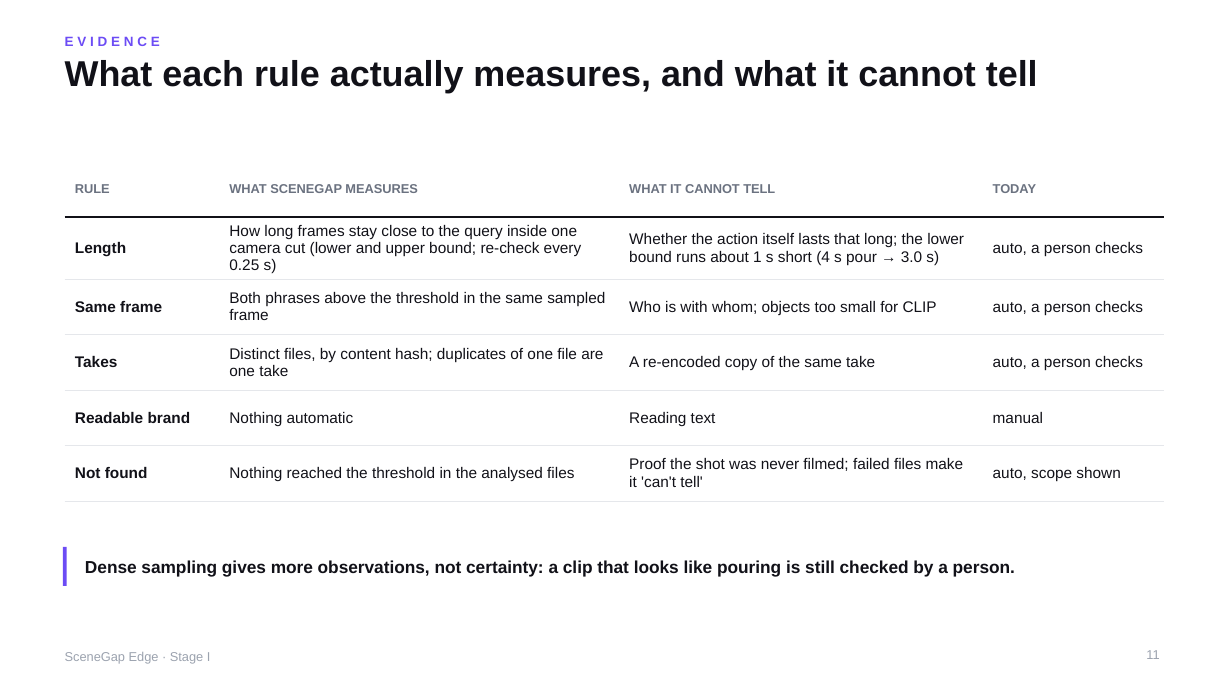
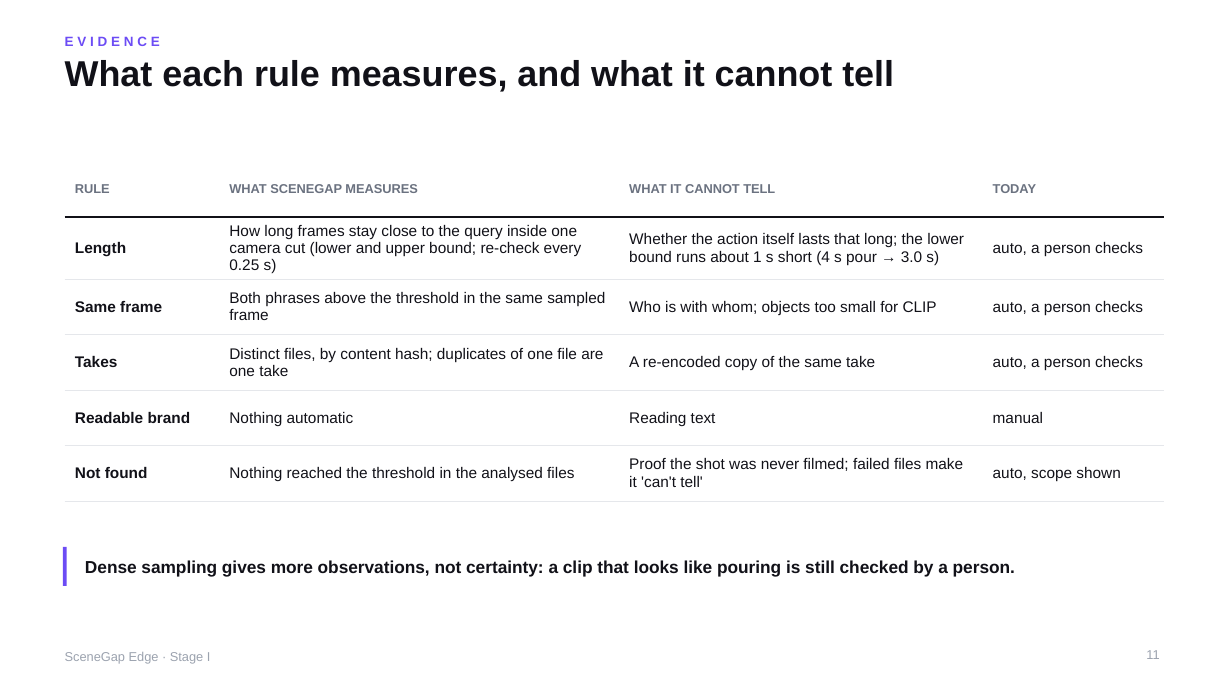
Before and after one commit to yu9bryan/scenegap-edge, a slide deck: slide 11 of docs/deck/SceneGapEdge_StageI_Proposal.pptx. Drawn at 1232x693 pixels with LibreOffice and Linux fonts; fonts in the diff are those of the drawing. Boxes give left, top, right and bottom in pixels: in the first picture for what was removed or moved away, otherwise in the second. Text is boxed around its words. In the diff, an @@ line names an element or a change of style, - is before the commit and + after.

```diff
--- a/docs/deck/SceneGapEdge_StageI_Proposal.pptx
+++ b/docs/deck/SceneGapEdge_StageI_Proposal.pptx
@@ title at (x1=65, y1=60, x2=894, y2=92): text changed @@
-What each rule actually measures, and what it cannot tell
+What each rule measures, and what it cannot tell
```
Also in this commit, not shown: 3 other slides changed, 9 other files.
